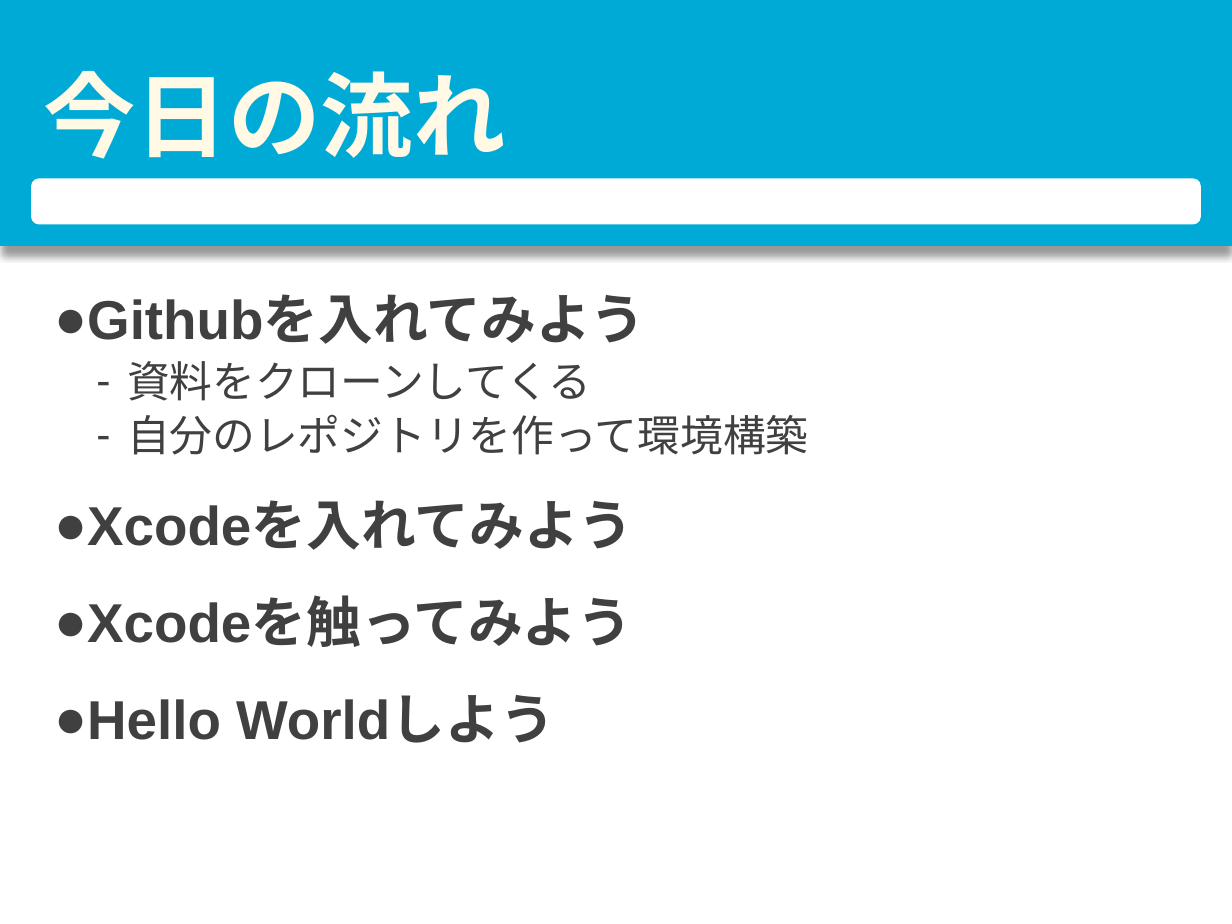
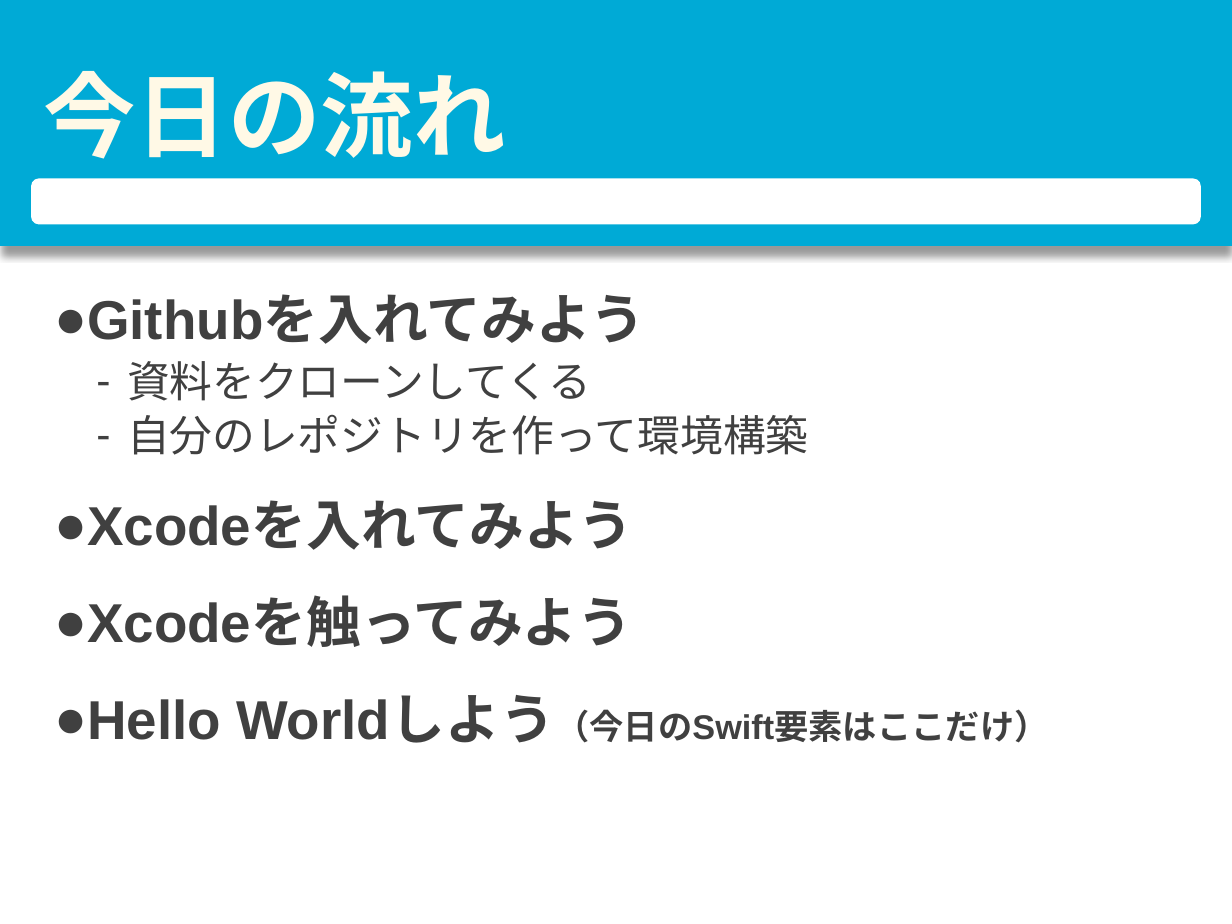
Before and after one commit to nshhhin/Swift-, a slide deck: slide 3 of 第一回/第一回資料.pptx. Drawn at 1232x924 pixels with LibreOffice and Linux fonts; fonts in the diff are those of the drawing. Boxes give left, top, right and bottom in pixels: in the first picture for what was removed or moved away, otherwise in the second. Text is boxed around its words. In the diff, an @@ line names an element or a change of style, - is before the commit and + after.

```diff
--- a/第一回/第一回資料.pptx
+++ b/第一回/第一回資料.pptx
@@ text at (87, 696, 1048, 743): text changed; size 32 to 20 pt @@
-● Hello Worldしよう
+● Hello Worldしよう（今日のSwift要素はここだけ）
```
Also in this commit, not shown: 3 other slides changed, 2 slides added, 18 other files.
